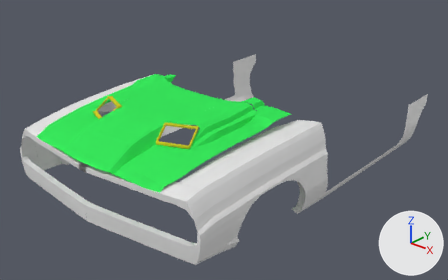
An edit to the Blender file Models/Vehicles/Land/Challenger70/challenger1970B.blend, drawn before and after from the same camera.
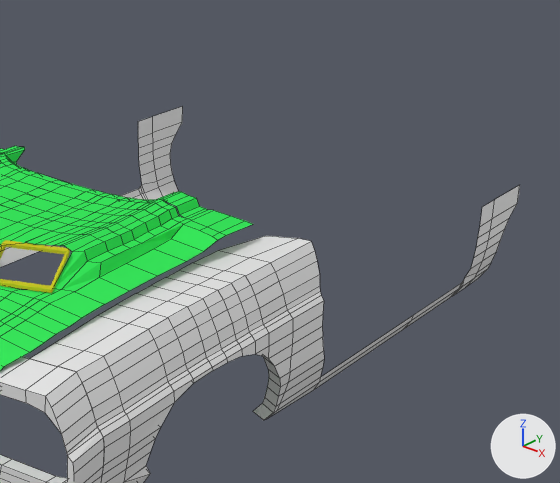
Old and new are each drawn whole from a camera (50 mm lens) standing at (13.6, -14.11, 8.44) and looking at (0.02, 1.52, -0.71) and again close up on the part from 36% to 100% of the width and 0% to 88% of the height. The lights are fixed; the arrows at lower right show +X, +Y and +Z. The close-ups show mesh edges as thin lines.

In view in the first close-up: 'Body', 'Hood', 'LScoopHood'.
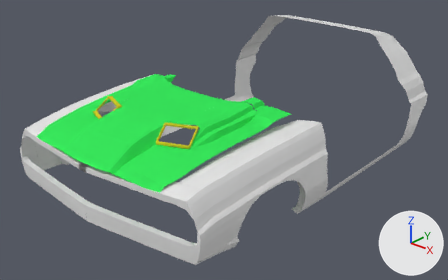
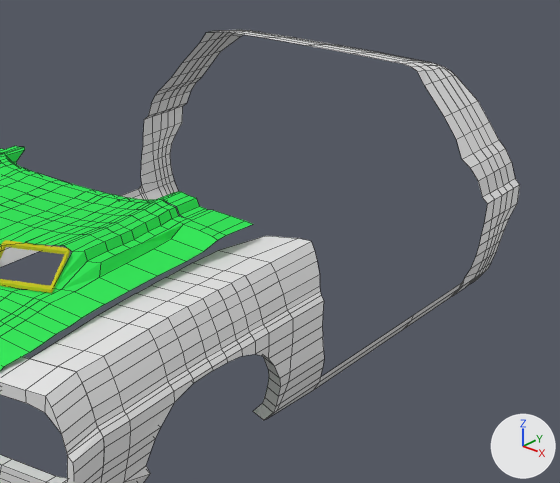
What differs and where, as boxes (x1, y1, x2, y2) in the close-ups (560 x 483 px):
'Body', reshaped
    before: (0, 106, 520, 483)
    after: (0, 30, 520, 483)
part 1 of me_plane, built on
    before: (138, 106, 520, 287)
    after: (141, 30, 520, 287)

Patch to the scene script:
```diff
--- a/Models/Vehicles/Land/Challenger70/challenger1970B.blend.py
+++ b/Models/Vehicles/Land/Challenger70/challenger1970B.blend.py
@@ me_plane @@
 # used by ob_body; location = (0.0, -4.38, 0.53); scale = (0.164, 0.297, 1.0)
-me_plane.from_pydata(...)  # 353 vertices, 265 faces; spans x -1.1..26.6, y -1.1..44.7, z -2.5..0.4
+me_plane.from_pydata(...)  # 458 vertices, 354 faces; spans x -1.1..26.6, y -1.1..44.7, z -2.5..2.0
+# me_plane part 1
+# 8 faces are deleted
+# 5 vertices move from x 26.3..26.5, y 39.0, z -1.5..-0.4 to x 26.3..26.5, y 39.3..39.7, z -1.5..-0.4
+# 79 vertices are added at x 0.1..26.5, y 39.2..44.7, z -2.5..2.0
+# 5 new vertices lie (0.0, -1.0, 0.0) away from vertices in x 24.1..26.5, y 44.7, z -0.8..0.2
+# 5 new vertices lie (-1.0, 0.0, 0.2) away from vertices in x 24.1, y 40.8..44.7, z 0.2
+# 5 new vertices lie (-1.4, 0.0, 0.3) away from vertices in x 23.1, y 40.8..44.7, z 0.4
+# 5 new vertices lie (-1.9, 0.0, 0.4) away from vertices in x 21.7, y 40.8..44.7, z 0.7
+# 6 new vertices lie (6.4, 0.0, 0.0) away from vertices in x 0.1, y 39.7..44.7, z 1.7..2.0
+# 97 new faces join them
```
